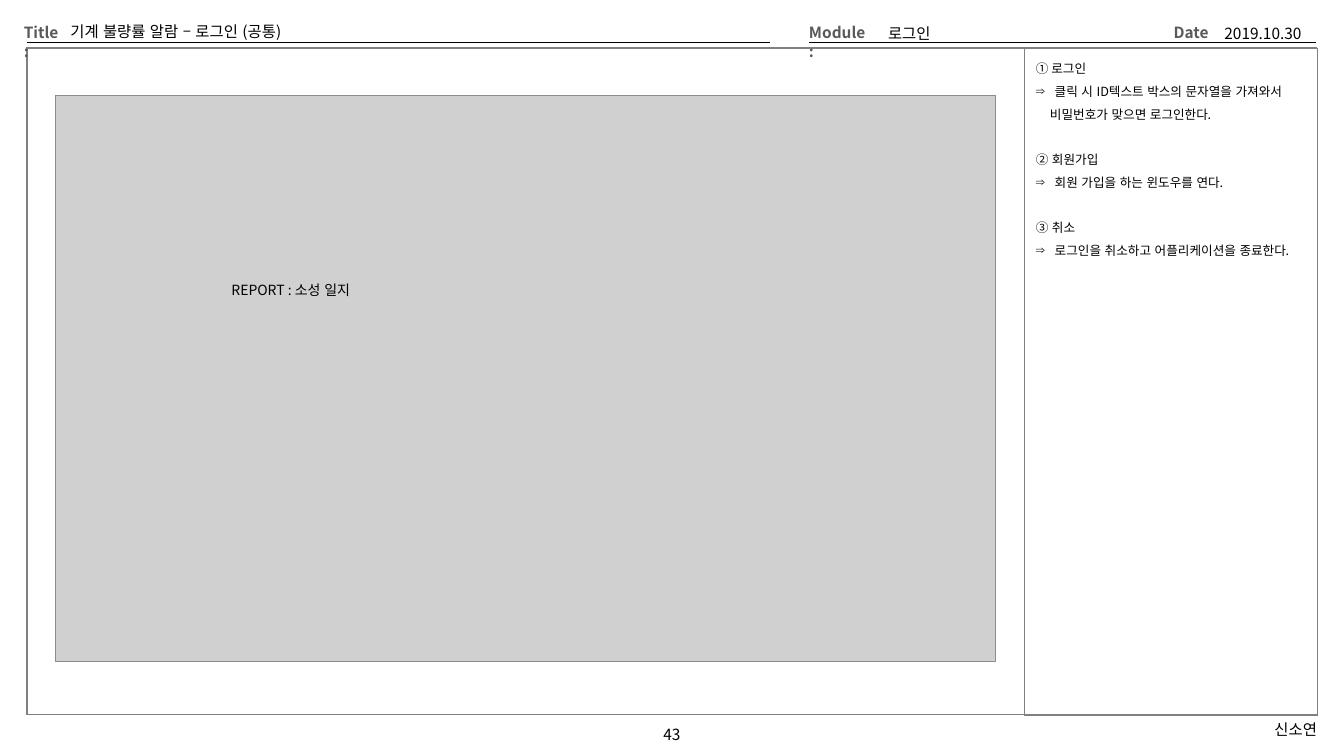
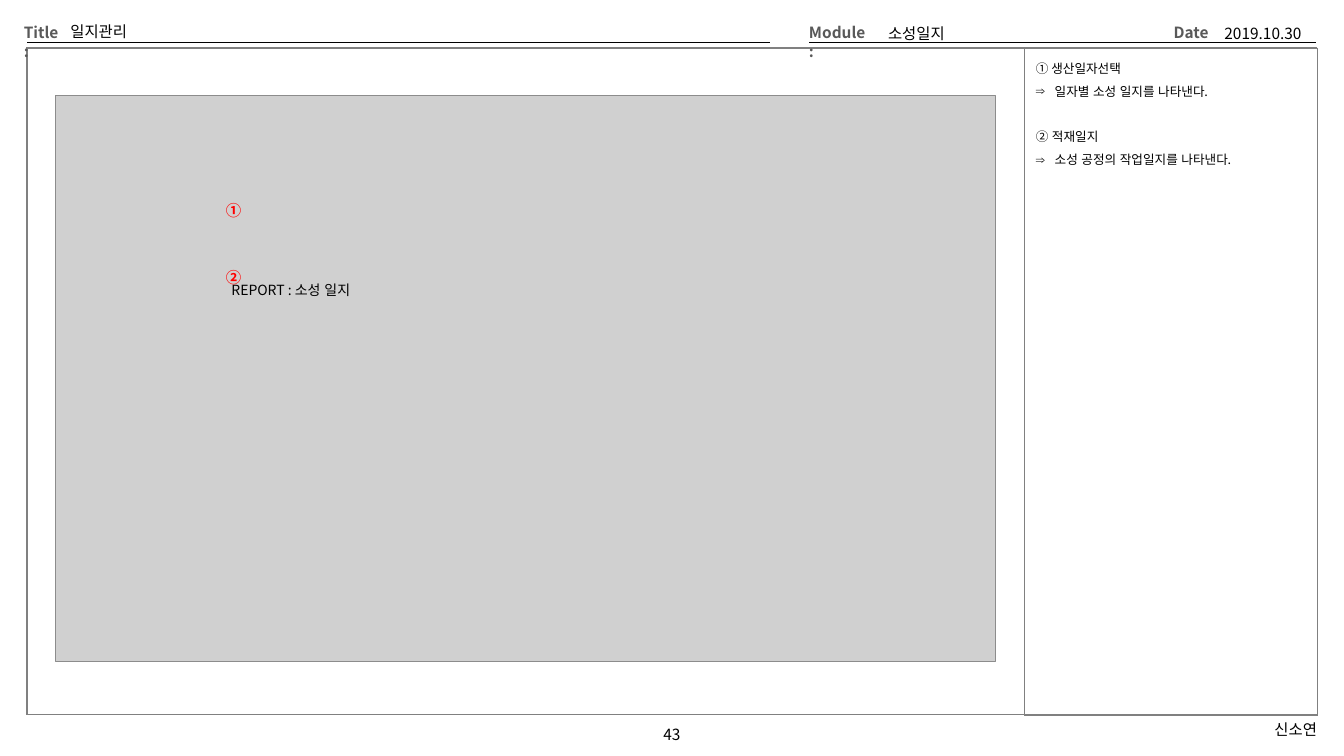
Before and after one commit to Cliedy-s/Team4, a slide deck: slide 43 of source/TEMP/Team4화면설계 - 김상영.pptx. Drawn at 1344x756 pixels with LibreOffice and Linux fonts; fonts in the diff are those of the drawing; grey boxes stand for pictures. Boxes give left, top, right and bottom in pixels: in the first picture for what was removed or moved away, otherwise in the second. Text is boxed around its words. In the diff, an @@ line names an element or a change of style, - is before the commit and + after.

```diff
--- a/source/TEMP/Team4화면설계 - 김상영.pptx
+++ b/source/TEMP/Team4화면설계 - 김상영.pptx
@@ title at (x1=70, y1=24, x2=127, y2=39): text changed @@
-기계 불량률 알람 – 로그인 (공통)
+일지관리
@@ text at (x1=888, y1=26, x2=945, y2=43): text changed @@
-로그인
+소성일지
@@ text at (x1=1036, y1=62, x2=1231, y2=165): text changed @@
-① 로그인
-⇒ 클릭 시 ID텍스트 박스의 문자열을 가져와서
-비밀번호가 맞으면 로그인한다.
-② 회원가입
-⇒ 회원 가입을 하는 윈도우를 연다.
-③ 취소
-⇒ 로그인을 취소하고 어플리케이션을 종료한다.
+① 생산일자선택
+⇒ 일자별 소성 일지를 나타낸다.
+② 적재일지
+⇒ 소성 공정의 작업일지를 나타낸다.
@@ text added at (x1=226, y1=203, x2=241, y2=218), 11 pt, text #FF0000, bold @@
+①
@@ text added at (x1=226, y1=270, x2=241, y2=288), 11 pt, text #FF0000, bold @@
+②
```
Also in this commit, not shown: 13 other slides changed, 1 other file.
